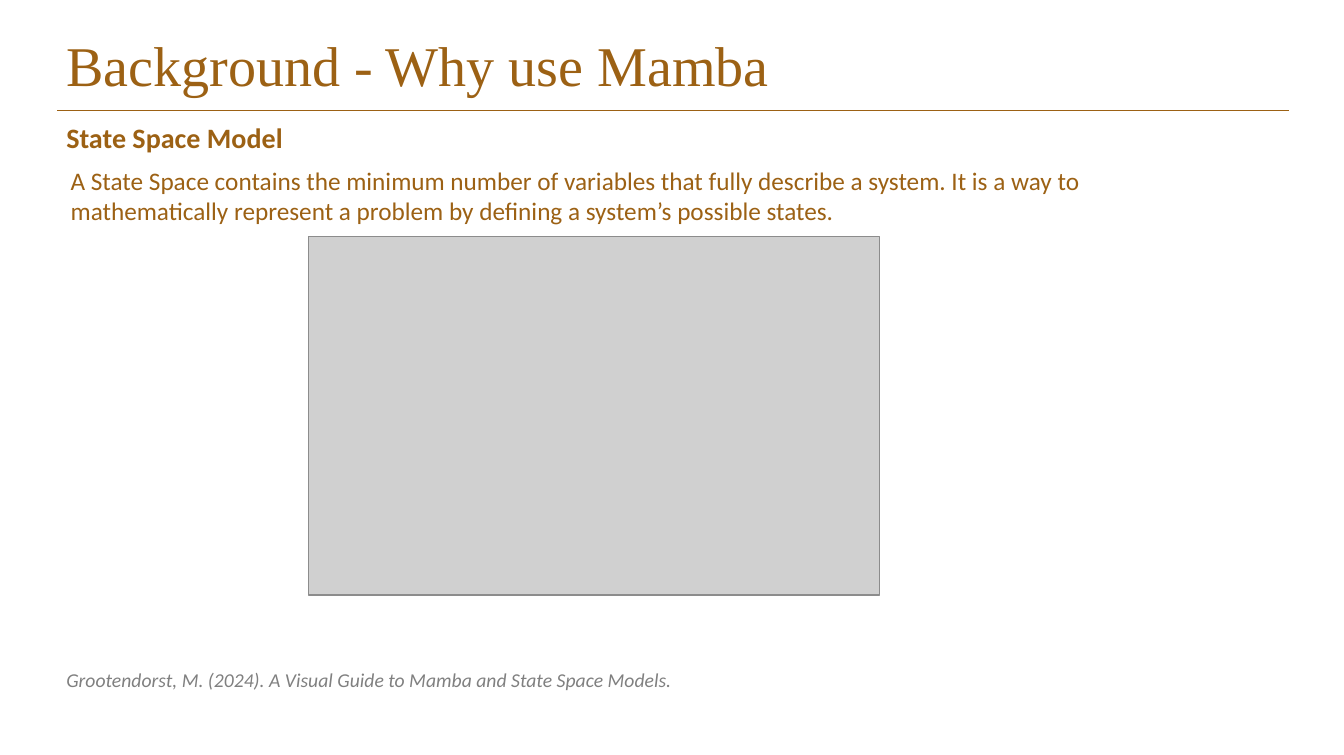
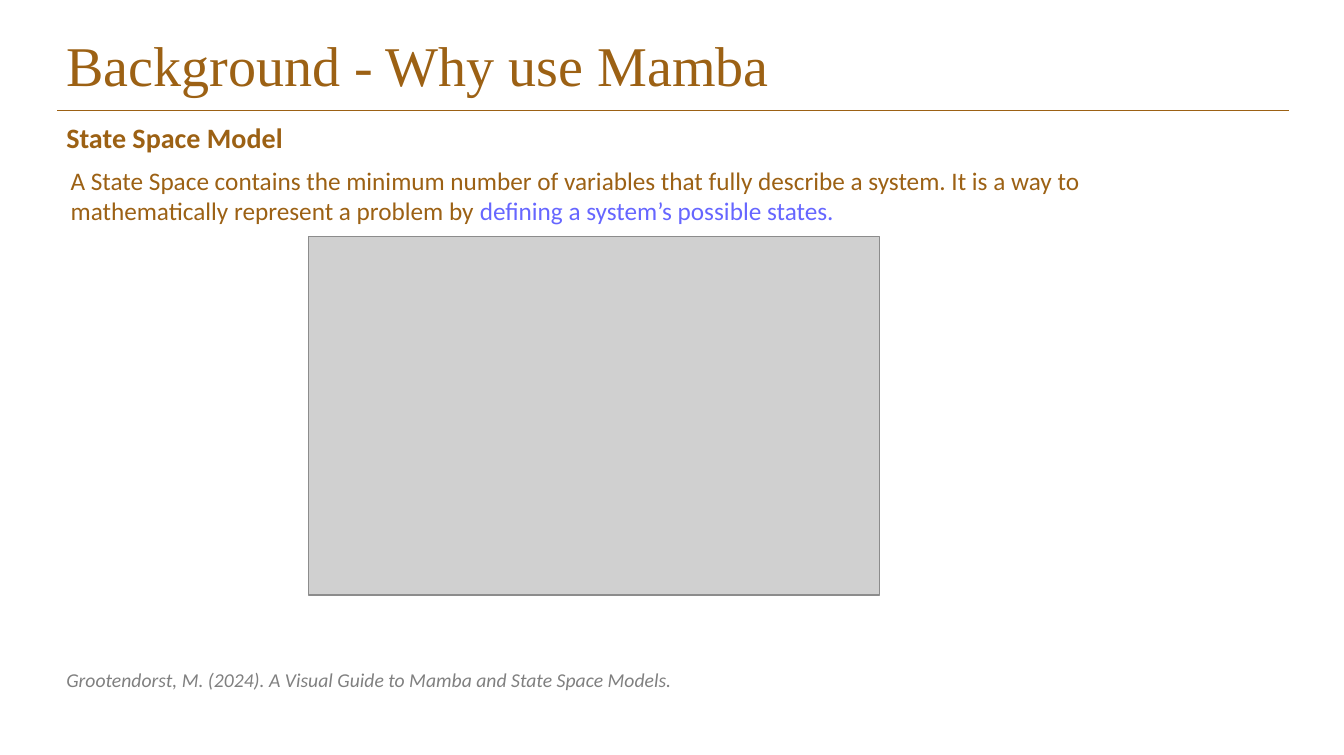
Before and after one commit to Elison-debug/Cmamba_reconstruct, a slide deck: slide 5 of pre-ssm.pptx. Drawn at 1344x755 pixels with LibreOffice and Linux fonts; fonts in the diff are those of the drawing; grey boxes stand for pictures; background and template pictures are left out. Boxes give left, top, right and bottom in pixels: in the first picture for what was removed or moved away, otherwise in the second. Text is boxed around its words. In the diff, an @@ line names an element or a change of style, - is before the commit and + after.

```diff
--- a/pre-ssm.pptx
+++ b/pre-ssm.pptx
@@ text "A State Space contains the ..." at (71, 172, 1080, 225): text colour #9C6114 to #6666FF in "defining a system’s possible states." @@
```
Also in this commit, not shown: 9 other slides changed, 5 other files.
